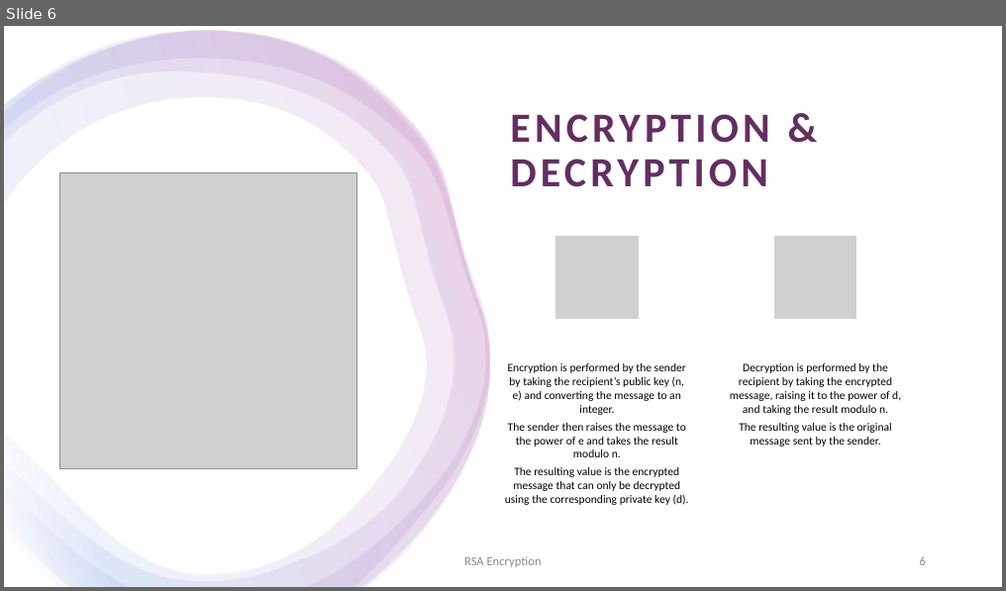
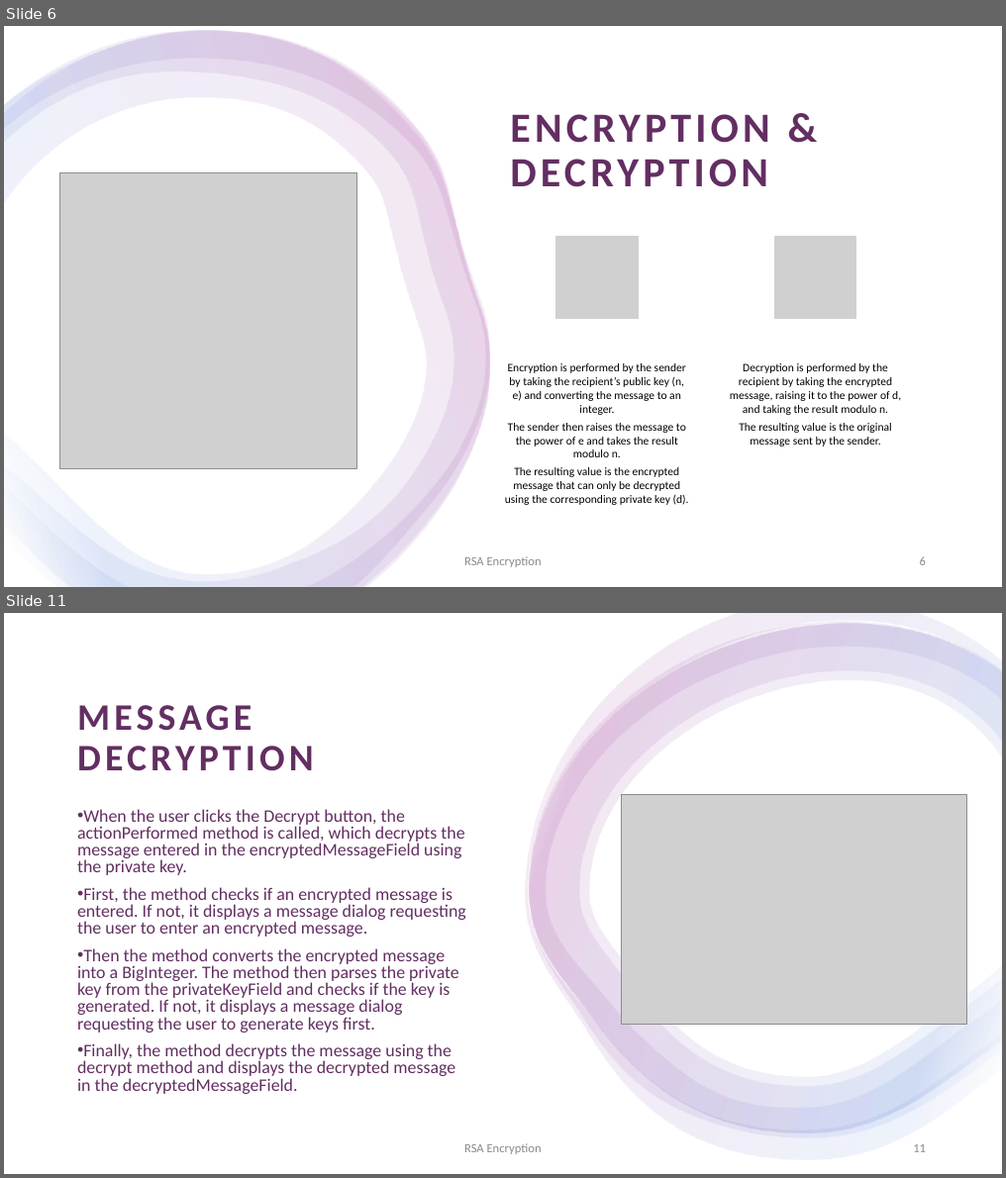
Before and after one commit to tpmcaloon/University, a slide deck: SecurityAndEncryption/RSAEncryptionPresentation.pptx. Shown one above the other, each under a label of ours: slide 6 before the commit, slides 6 and 11 after it; the slides between them are not shown. The pictures are 1006x591 and 1006x1178 pixels, drawn with LibreOffice and Linux fonts; fonts in the diff are those of the drawing; grey boxes stand for pictures. Boxes give left, top, right and bottom in pixels: in the first picture for what was removed or moved away, otherwise in the second. Text is boxed around its words. In the diff, an @@ line names an element or a change of style, - is before the commit and + after.

Commit message:
Security & Encryption Presentation and Assignment

```diff
--- a/SecurityAndEncryption/RSAEncryptionPresentation.pptx
+++ b/SecurityAndEncryption/RSAEncryptionPresentation.pptx
@@ slide 11 added at [4,613,1002,1174], background #FFFFFF; not listed: 1 template element that a slide beside it also shows @@
@@ rectangle added at [4,613,1002,1174], fill #FFFFFF @@
@@ group added at [526,613,1002,1160]: 4 freeform shapes @@
@@ text added at [77,809,466,1094], 17 pt, text #632E62 @@
+• When the user clicks the Decrypt button, the actionPerformed method is called, which decrypts the message entered in the encryptedMessageField using the private key.
+• First, the method checks if an encrypted message is entered. If not, it displays a message dialog requesting the user to enter an encrypted message.
+• Then the method converts the encrypted message into a BigInteger. The method then parses the private key from the privateKeyField and checks if the key is generated. If not, it displays a message dialog requesting the user to generate keys first.
+• Finally, the method decrypts the message using the decrypt method and displays the decrypted message in the decryptedMessageField.
@@ picture added at [622,795,967,1025] @@
@@ title added at [77,847,140,861], 36 pt, text #632E62, bold @@
+MESSAGE DECRYPTION
@@ text added at [464,1144,542,1155], 12 pt, text #8C8C8C @@
+RSA Encryption
@@ page number added at [913,1145,926,1153], 12 pt, text #8C8C8C @@
+11
```
Also in this commit, not shown: 2 slides changed, 10 other slides added, 5 slides removed, 2 other files.
